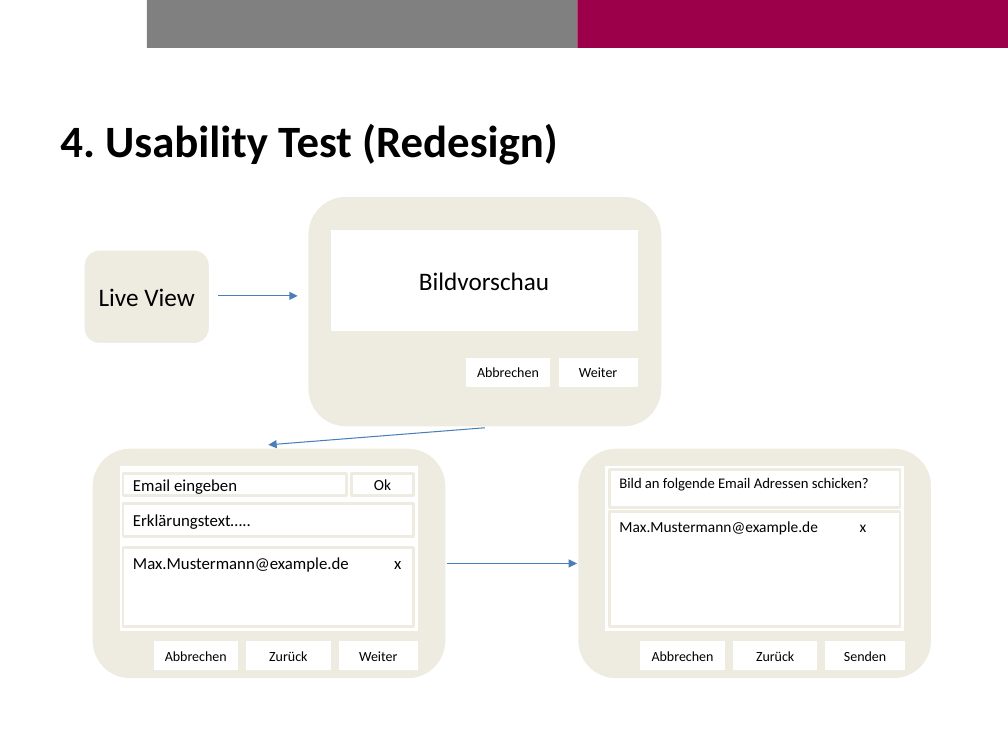
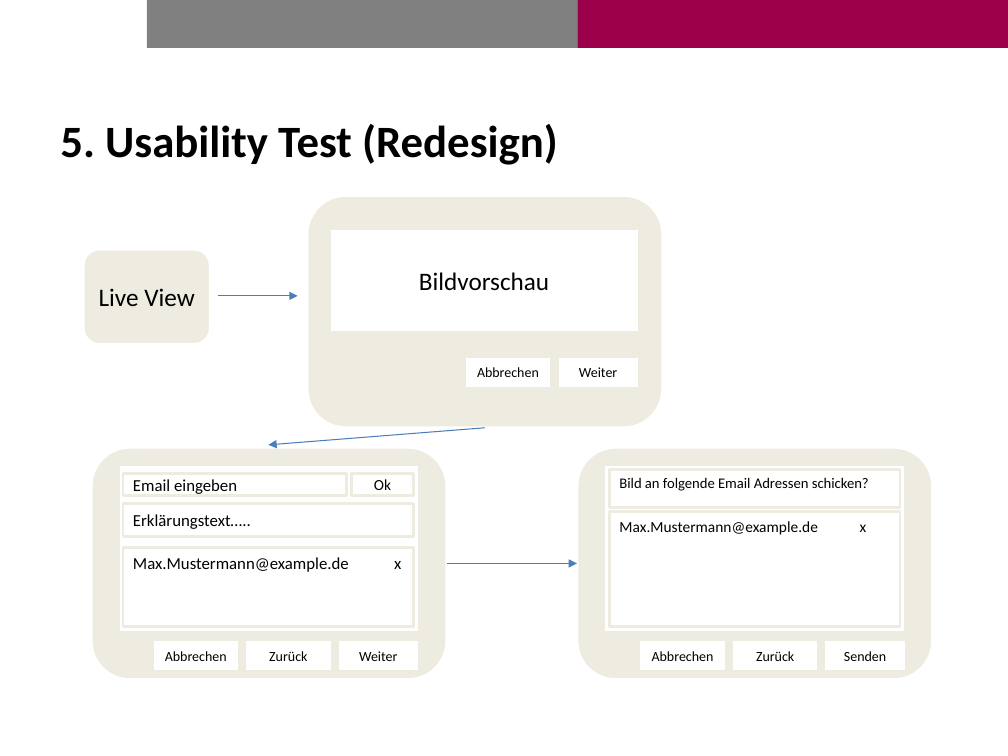
Before and after one commit to Brias/Photo-Booth, a slide deck: slide 10 of presentation/presentation.pptx. Drawn at 1008x756 pixels with LibreOffice and Linux fonts; fonts in the diff are those of the drawing; background and template pictures are left out. Boxes give left, top, right and bottom in pixels: in the first picture for what was removed or moved away, otherwise in the second. Text is boxed around its words. In the diff, an @@ line names an element or a change of style, - is before the commit and + after.

```diff
--- a/presentation/presentation.pptx
+++ b/presentation/presentation.pptx
@@ title at (60,124,558,165): text changed @@
-4. Usability Test (Redesign)
+5. Usability Test (Redesign)
```
Also in this commit, not shown: 12 other slides changed, 1 slide added, 1 slide removed, 7 other files.
